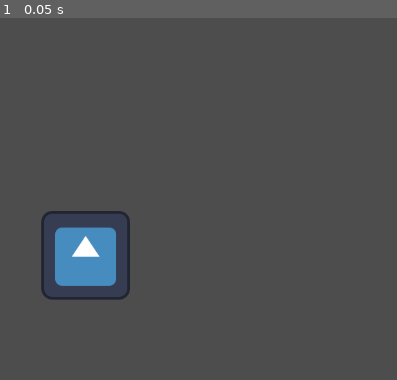
Above: before the commit, frame 1.
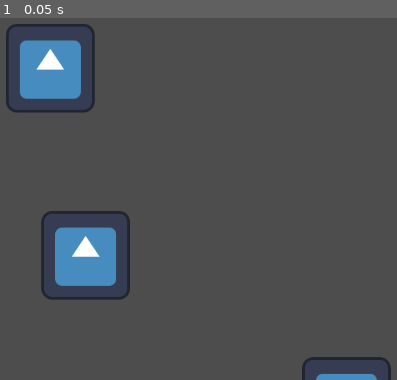
Above: after the commit, the same moment.

Repository: CodingMan275/gunslinger
Game: Godot game, scene res://icon.tscn
The game is run twice, just before and just after one commit, with the same random seed, the same clock (stepped at 60 frames per second) and the same inputs. The project has no main scene, so this scene is started directly. The engine's default icon, where the game draws it, is replaced by a stand-in: a white triangle on a blue panel in a dark square.
Inputs:
- Up to frame 1 (0.05 s): no input

The runs differ from the first frame. In frame 1, 3.7% of the frame differs, in the area x 1-99%, y 1-100%.

Commit message:
MORE KIDS

Diff:
--- a/icon.tscn
+++ b/icon.tscn
@@ -5,3 +5,11 @@
 [node name="Icon" type="Sprite2D"]
 position = Vector2(520, 468)
 texture = ExtResource("1_4we5w")
+
+[node name="Icon" type="Sprite2D" parent="."]
+position = Vector2(-51, -270)
+texture = ExtResource("1_4we5w")
+
+[node name="Icon2" type="Sprite2D" parent="."]
+position = Vector2(376, 211)
+texture = ExtResource("1_4we5w")
